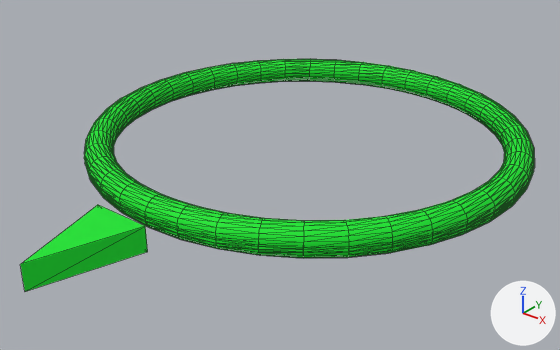
Two versions of the FBX model 3Dリソース/arrow_e.fbx, one commit apart.
One viewpoint serves both versions: a camera (50 mm lens) standing at (2.35, -3.18, 1.69) and looking at (0.07, -0.33, -0.08). The lights are fixed; the arrows at lower right show +X, +Y and +Z. Mesh edges are drawn as thin lines. Where no turn or scale is listed for an object, it has been applied to the vertices. Vertices at the same position are counted once.

In view in the first picture: 'mqo_mesh'.
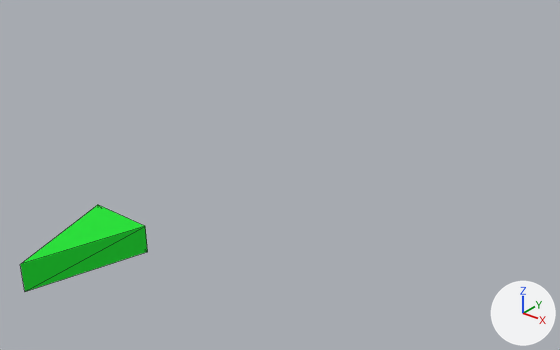
What differs and where, as boxes [x1, y1, x2, y2] in the pictures (560 x 350 px):
'mqo_mesh', reshaped (75% narrower, 62% shorter)
    before: [20, 59, 535, 292]
    after: [20, 205, 148, 292]
part 1 of me_mqo_mesh, deleted (green)
    before: [84, 59, 535, 250]
part 2 of me_mqo_mesh, deleted (green)
    before: [85, 163, 534, 258]

Edits to the bpy script that builds the scene:
```text
Change me_mqo_mesh:
    where me_mqo_mesh.from_pydata(...)  # 1606 vertices, 3208 faces; spans x -1.2..1.2, y -1.83..1.2, z -0.05..0.1
    used by ob_mqo_mesh; location = (0.0, 0.0, 0.0)
    me_mqo_mesh part 1: the loose piece of 800 vertices spanning x -1.2..1.2, y -1.2..1.2, z -0.05..0.1 is deleted
    me_mqo_mesh part 2: the loose piece of 800 vertices spanning x -1.2..1.2, y -1.2..1.2, z -0.05..0.05 is deleted
```
